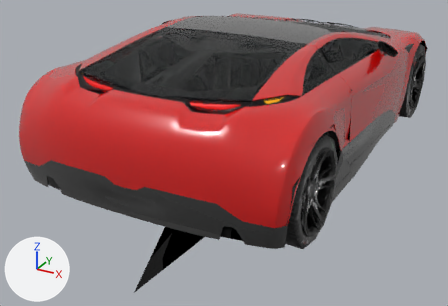
Renders of the glTF model tools/blender/carpipe/out/carconcept/carconcept.glb from each side of a commit.
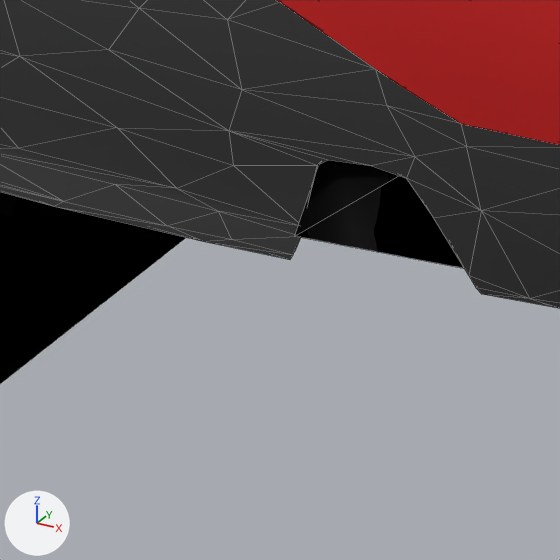
The first picture shows the older version from a 50 mm camera at (7.92, -16.68, 7.72) aimed at (-0.87, -0.71, -0.27). The close-ups show the older and then the newer version on the part from 40% to 57% of the width and 67% to 92% of the height of that picture. Only the edits that show in the close-ups are written down. The axes (+X, +Y, +Z) are drawn at lower left. The lights are the same throughout. The close-ups show mesh edges as thin lines. Vertices at exactly the same position are counted once.

The first close-up shows 'Body', 'Body2', 'Interior', 'Trim'.
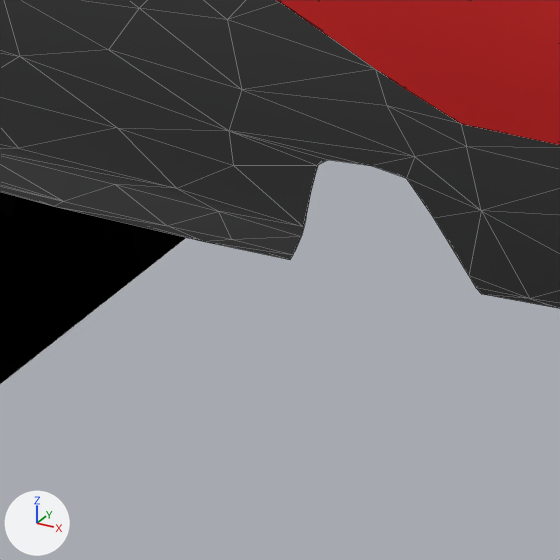
What changed in the scene script:
```text
Change me_interior:
    used by ob_interior; location = (0.0, 0.0, 0.0)
    remove me_interior.from_pydata(...)  # 1039 vertices, 1495 faces; spans x -3.8..3.8, y -6.63..7.85, z 0.34..3.87
    add me_interior.from_pydata(...)  # 1024 vertices, 1496 faces; spans x -3.8..3.8, y -6.6..5.78, z 0.34..3.87
    me_interior part 1: the loose piece of 4 vertices spanning x 2.26..2.78, y -6.63..-6.47, z 0.65..1.01 is deleted
    other edits to the shape of me_interior do not show in these pictures
```

What differs and where, as boxes [x1, y1, x2, y2] in the close-ups (560 x 560 px):
'Interior', reshaped (not visible afterwards)
    before: [295, 160, 464, 268]
